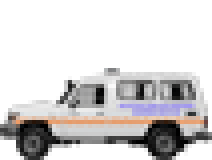
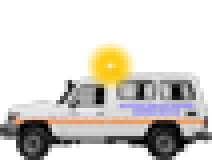
Layered file, before and after one edit (212x160). Changes by layer:
showed "Layer 2 copy 5" over [84, 40, 136, 92]
